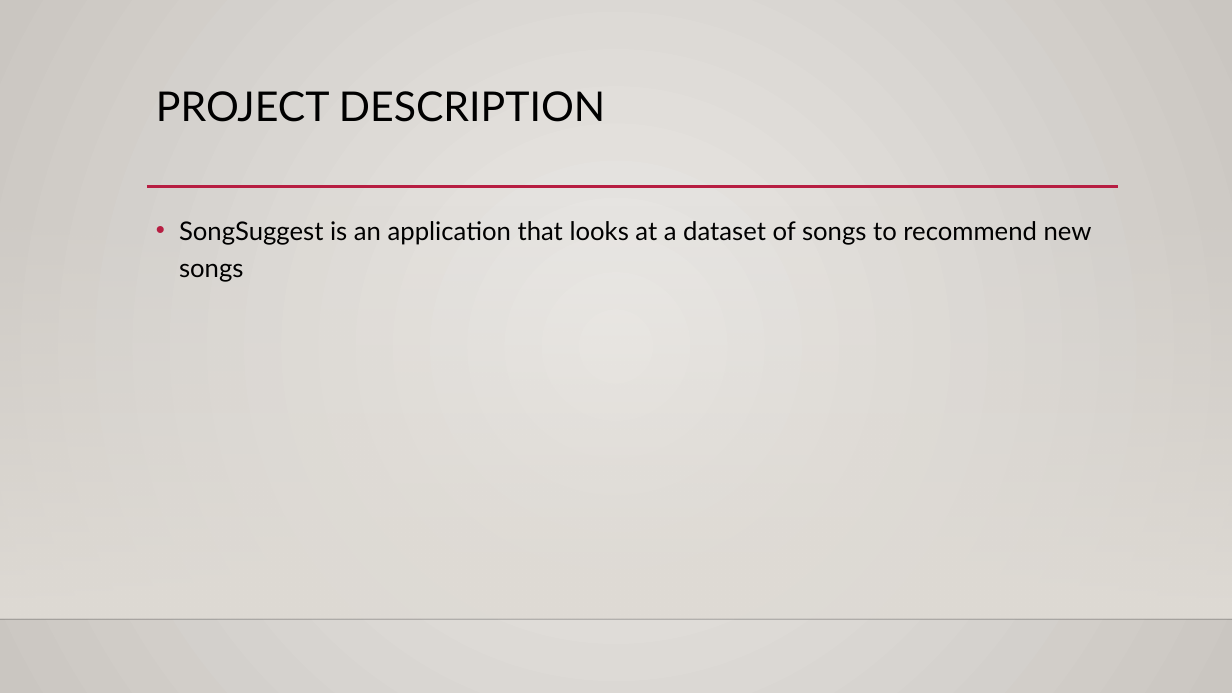
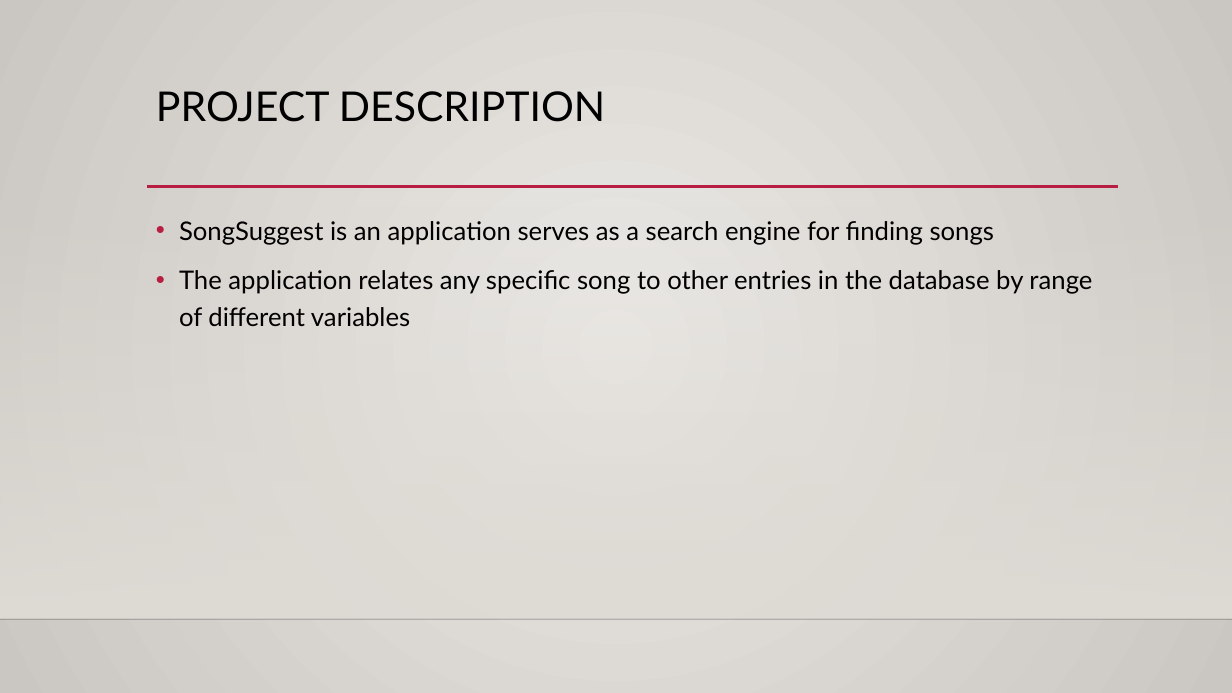
Before and after one commit to AMarinjo/song-suggest, a slide deck: slide 2 of SongSuggest.pptx. Drawn at 1232x693 pixels with LibreOffice and Linux fonts; fonts in the diff are those of the drawing; background and template pictures are left out. Boxes give left, top, right and bottom in pixels: in the first picture for what was removed or moved away, otherwise in the second. Text is boxed around its words. In the diff, an @@ line names an element or a change of style, - is before the commit and + after.

```diff
--- a/SongSuggest.pptx
+++ b/SongSuggest.pptx
@@ text at [179,221,1092,326]: text changed @@
-• SongSuggest is an application that looks at a dataset of songs to recommend new songs
+• SongSuggest is an application serves as a search engine for finding songs
+• The application relates any specific song to other entries in the database by range of different variables
```
Also in this commit, not shown: 6 other slides changed, 4 slides added, 2 slides removed.
